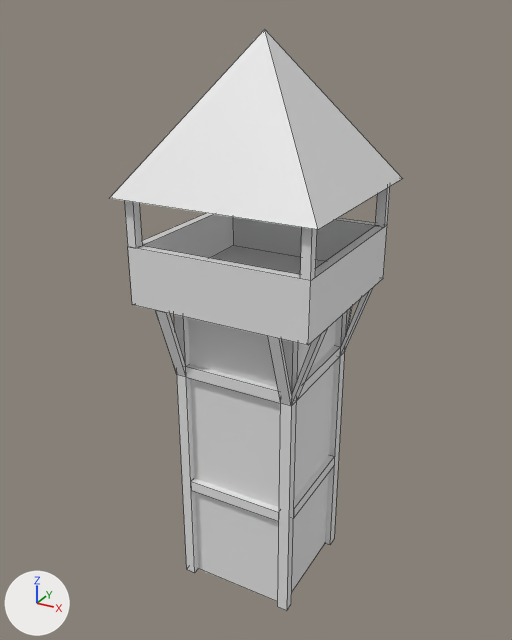
One commit to the Blender file 3DModels/BlendFiles/tour_observation_age1.blend: the scene before it, then after it.
Rendered twice from a 50 mm lens placed at (2.71, -5.06, 5.14), pointed at (-0.08, 0.01, 2.61). The axes (+X, +Y, +Z) are drawn at lower left. The lights are the same throughout. Mesh edges are drawn as thin lines.
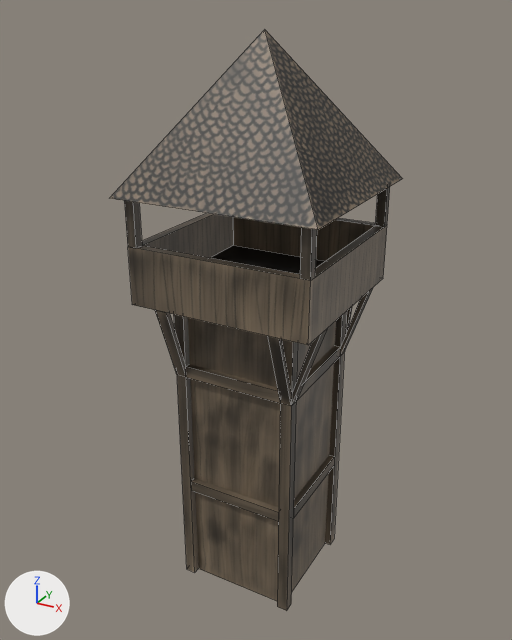
Changed parts and their boxes [x1, y1, x2, y2] in the pictures (512 x 640 px):
'Plane', recoloured
    both: [110, 29, 402, 611]

The change, as a list of edits to the scene's bpy script:
```text
Add img_tour_observation_age1_png:
    img_tour_observation_age1_png = load_image('tour_observation_age1.png', '../../Textures/tour_observation_age1.png', 1024, 1024, 'sRGB')
Add mat_tour_observation_age1_png:
    mat_tour_observation_age1_png = principled_material('tour_observation_age1.png')
    mat_tour_observation_age1_png.texture = img_tour_observation_age1_png
Change me_plane_001:
    where me_plane_001.from_pydata(...)  # 173 vertices, 171 faces; spans x -0.88..0.88, y -0.88..0.88, z 0.0..5.0
    add me_plane_001.materials.append(mat_tour_observation_age1_png)  # picture img_tour_observation_age1_png
```
